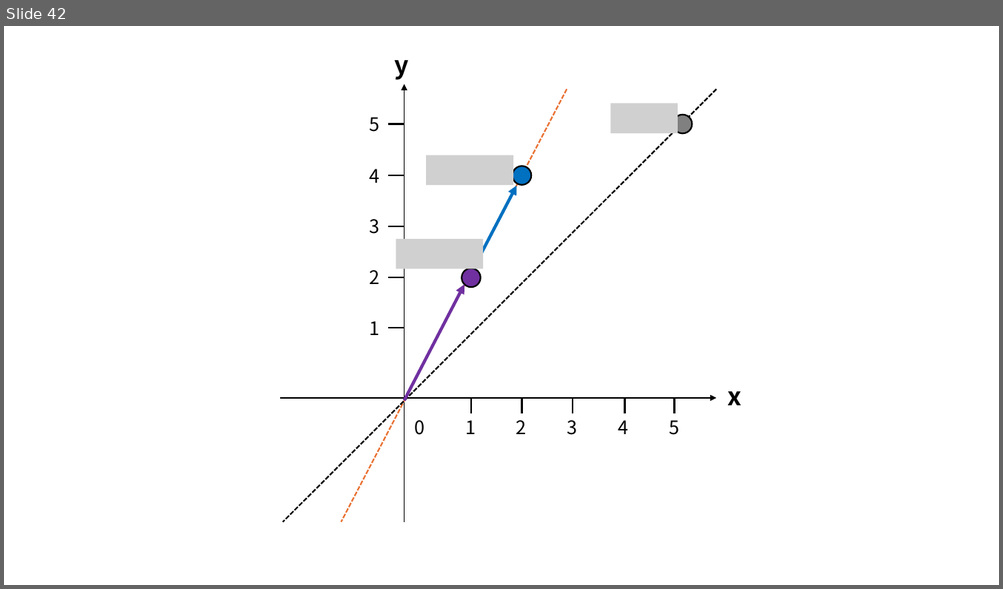
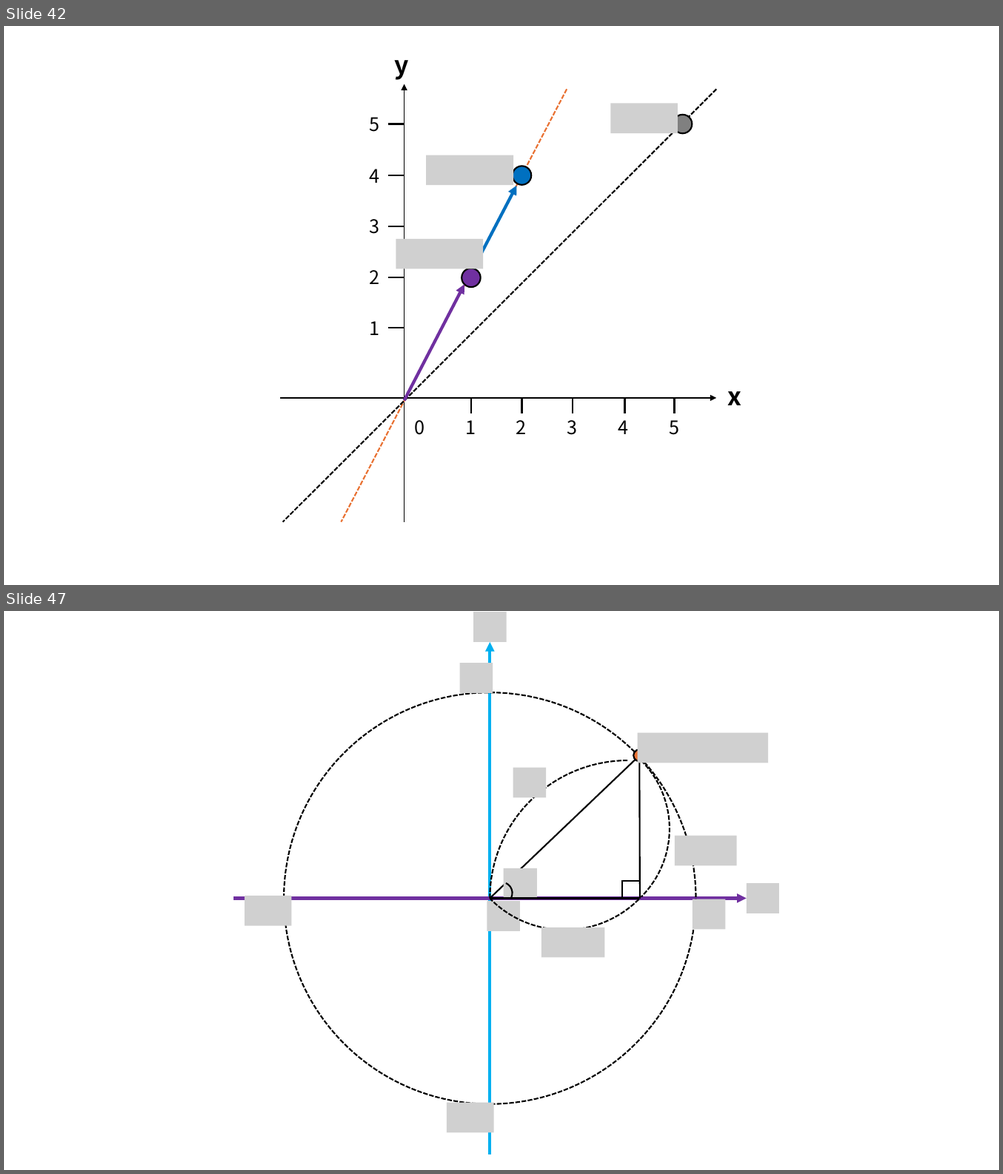
Before and after one commit to corn1200/GameMath-example, a slide deck: img/그림.pptx. Shown one above the other, each under a label of ours: slide 42 before the commit, slides 42 and 47 after it; the slides between them are not shown. The pictures are 1003x589 and 1003x1174 pixels, drawn with LibreOffice and Linux fonts; fonts in the diff are those of the drawing; grey boxes stand for pictures. Boxes give left, top, right and bottom in pixels: in the first picture for what was removed or moved away, otherwise in the second. Text is boxed around its words. In the diff, an @@ line names an element or a change of style, - is before the commit and + after.

```diff
--- a/img/그림.pptx
+++ b/img/그림.pptx
@@ slide 47 added at bbox=[4, 611, 999, 1170], background #FFFFFF @@
@@ picture added at bbox=[473, 612, 506, 641] @@
@@ arrow added from (489, 1155) to (489, 642), #00B0F0 3 pt @@
@@ picture added at bbox=[460, 664, 492, 693] @@
@@ ellipse added at bbox=[284, 692, 696, 1104], outline #000000 1.5 pt dashed @@
@@ arc (boxed as its full ellipse) added at bbox=[416, 678, 713, 974], outline #000000 1.5 pt dashed @@
@@ arc (boxed as its full ellipse) added at bbox=[436, 692, 708, 965], outline #000000 1.5 pt dashed @@
@@ picture added at bbox=[637, 732, 768, 763] @@
@@ line added from (489, 898) to (635, 760), #000000 1.5 pt @@
@@ arc (boxed as its full ellipse) added at bbox=[489, 760, 765, 1037], outline #000000 1.5 pt dashed @@
@@ ellipse added at bbox=[634, 750, 646, 762], fill #E97132, outline #000000 1.5 pt @@
@@ line added from (640, 762) to (640, 898), #000000 1.5 pt @@
@@ picture added at bbox=[513, 768, 546, 797] @@
@@ picture added at bbox=[674, 835, 737, 866] @@
@@ picture added at bbox=[504, 869, 537, 898] @@
@@ arrow added from (233, 898) to (746, 898), #7030A0 3 pt @@
@@ picture added at bbox=[244, 896, 291, 925] @@
@@ arc (boxed as its full ellipse) added at bbox=[487, 879, 515, 908], outline #000000 1.5 pt @@
@@ line added from (640, 898) to (489, 898), #000000 1.5 pt @@
@@ rectangle added at bbox=[623, 881, 640, 898], outline #000000 1.5 pt @@
@@ picture added at bbox=[746, 883, 780, 913] @@
@@ picture added at bbox=[486, 901, 520, 931] @@
@@ picture added at bbox=[692, 900, 725, 930] @@
@@ picture added at bbox=[541, 927, 605, 957] @@
@@ picture added at bbox=[447, 1102, 493, 1133] @@
```
Also in this commit, not shown: 5 other slides added, 7 other files.
